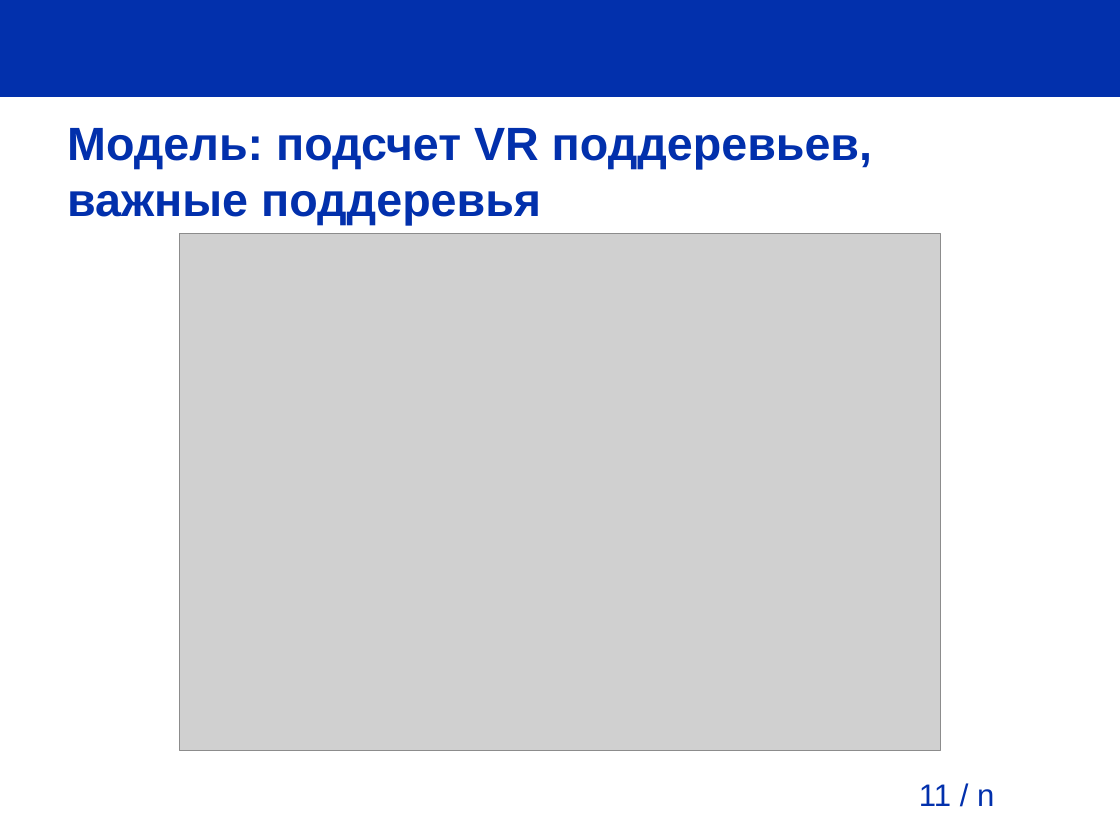
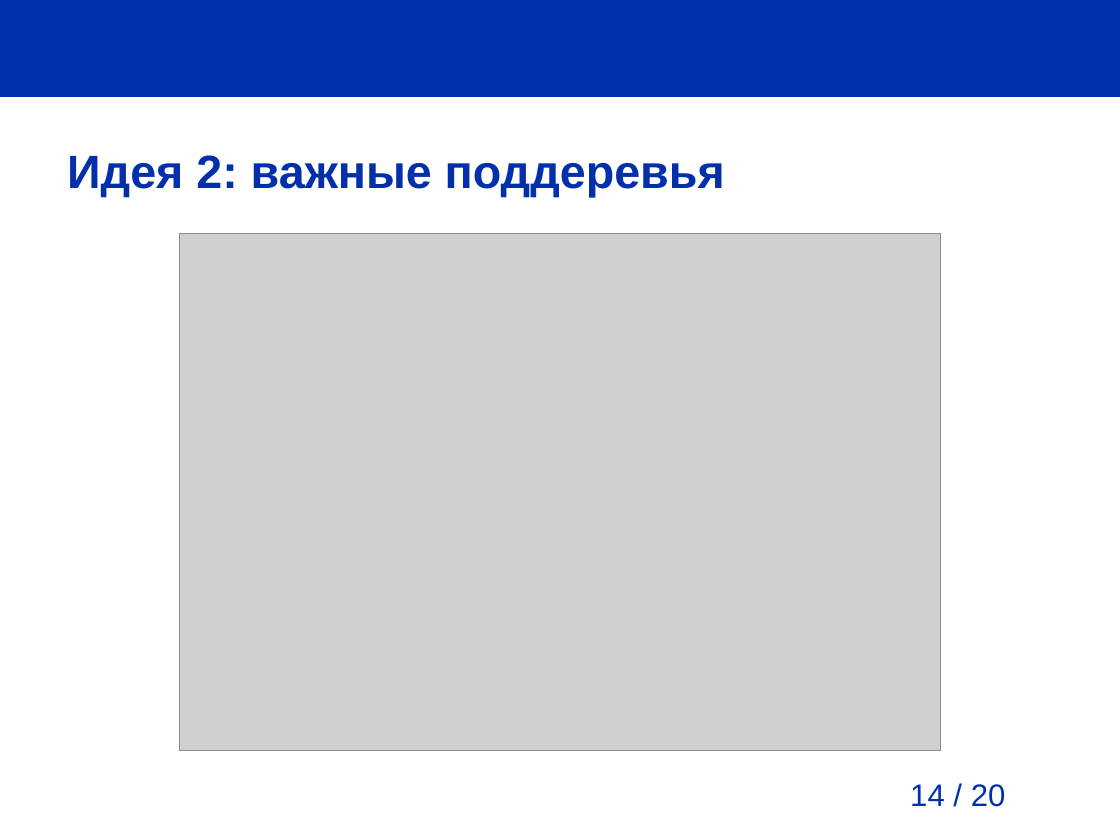
Before and after one commit to pva701/bachelor-thesis, a slide deck: slide 14 of presentation/presentation.odp (slide 11 before the commit). Drawn at 1120x840 pixels with LibreOffice and Linux fonts; fonts in the diff are those of the drawing; grey boxes stand for pictures; background and template pictures are left out. Boxes give left, top, right and bottom in pixels: in the first picture for what was removed or moved away, otherwise in the second. Text is boxed around its words. In the diff, an @@ line names an element or a change of style, - is before the commit and + after.

```diff
--- a/presentation/presentation.odp
+++ b/presentation/presentation.odp
@@ title at bbox=[67, 155, 725, 198]: text changed @@
-Модель: подсчет VR поддеревьев, важные поддеревья
+Идея 2: важные поддеревья
@@ page number at bbox=[910, 784, 1006, 807]: text changed @@
-11 / n
+14 / 20
```
Also in this commit, not shown: 12 other slides changed, 4 slides added, 1 slide removed, 13 other files.
